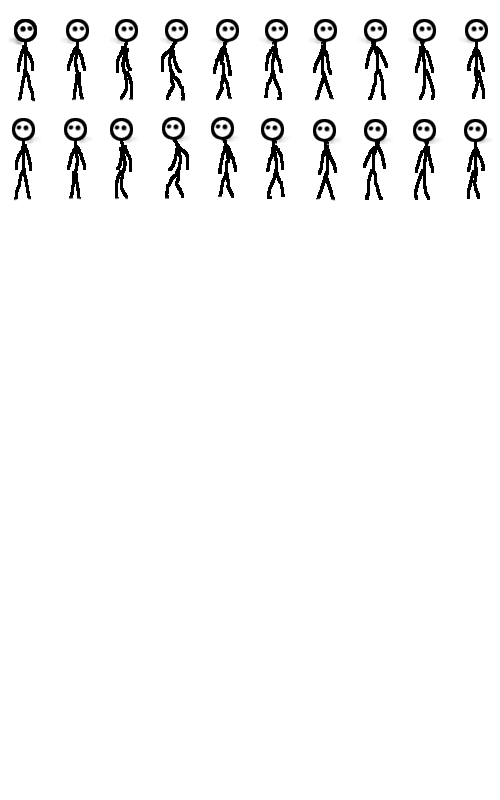
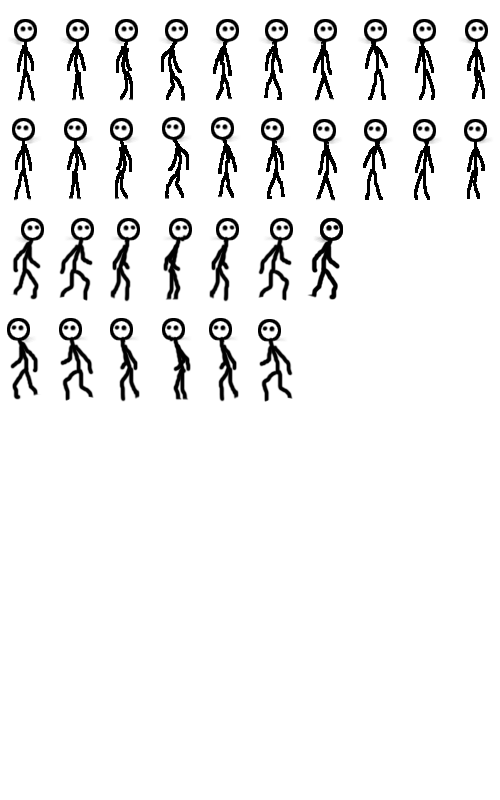
Layers edited between the first and the second w=500, h=800 image:
painted on "run_right_1" over 8, 19, 44, 300
added layer "run_right_2" in group "run_right" over 59, 218, 94, 301
added layer "run_right_3" in group "run_right" over 110, 218, 140, 302
added layer "run_right_4" in group "run_right" over 163, 218, 192, 301
added layer "run_right_5" (1st of 2, in "run_right") in group "run_right" over 209, 218, 239, 302
added layer "run_right_6" (1st of 2, in "run_right") in group "run_right" over 258, 218, 293, 301
added layer "run_right_7" (1st of 2, in "run_right") in group "run_right" over 307, 218, 343, 300
added group "run_left" with 7 layers above "idle_right" over 7, 218, 343, 402
added layer "run_left_1" in group "run_left" over 7, 318, 41, 400
added layer "run_left_2" in group "run_left" over 59, 318, 94, 401
added layer "run_left_3" in group "run_left" over 110, 318, 140, 402
added layer "run_left_4" in group "run_left" over 162, 318, 191, 401
added layer "run_right_5" (2nd of 2, in "run_left") in group "run_left" over 209, 318, 239, 402
added layer "run_right_6" (2nd of 2, in "run_left") in group "run_left" over 258, 319, 293, 402
added layer "run_right_7" (2nd of 2, in "run_left") in group "run_left" over 307, 218, 343, 300
